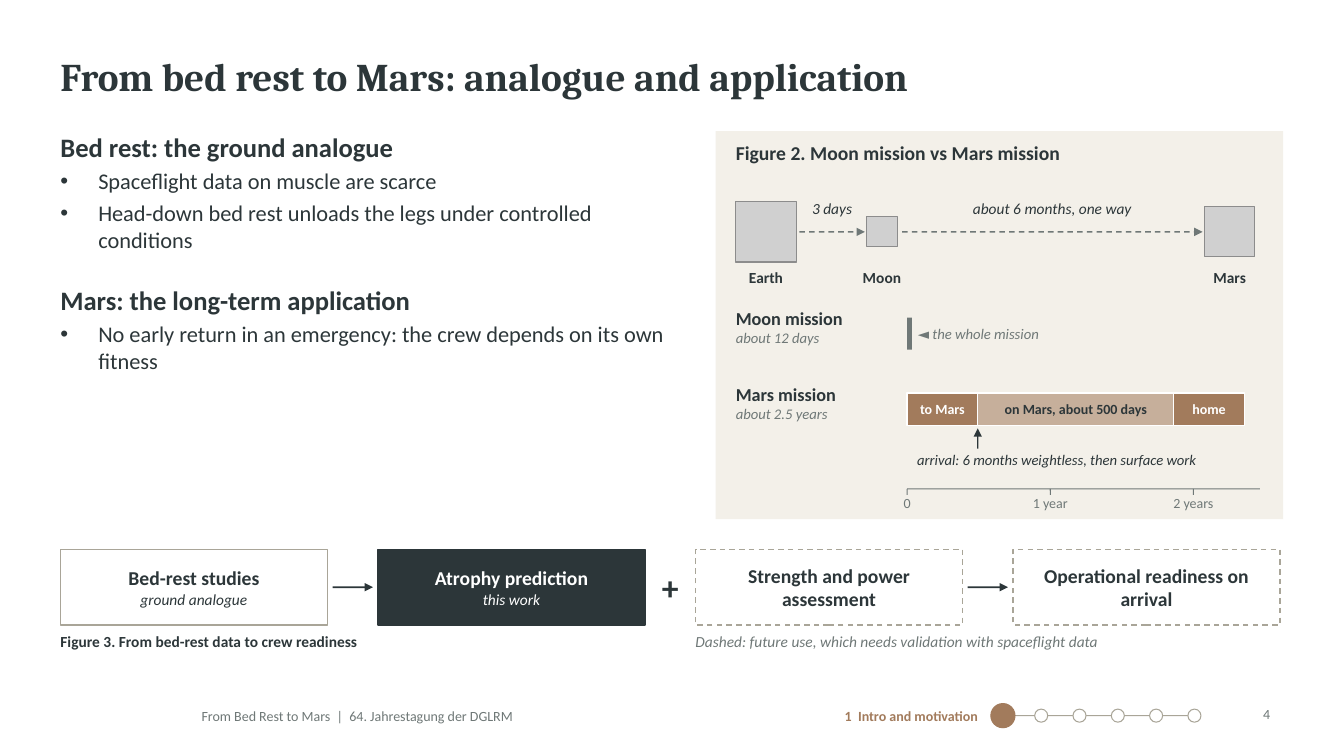
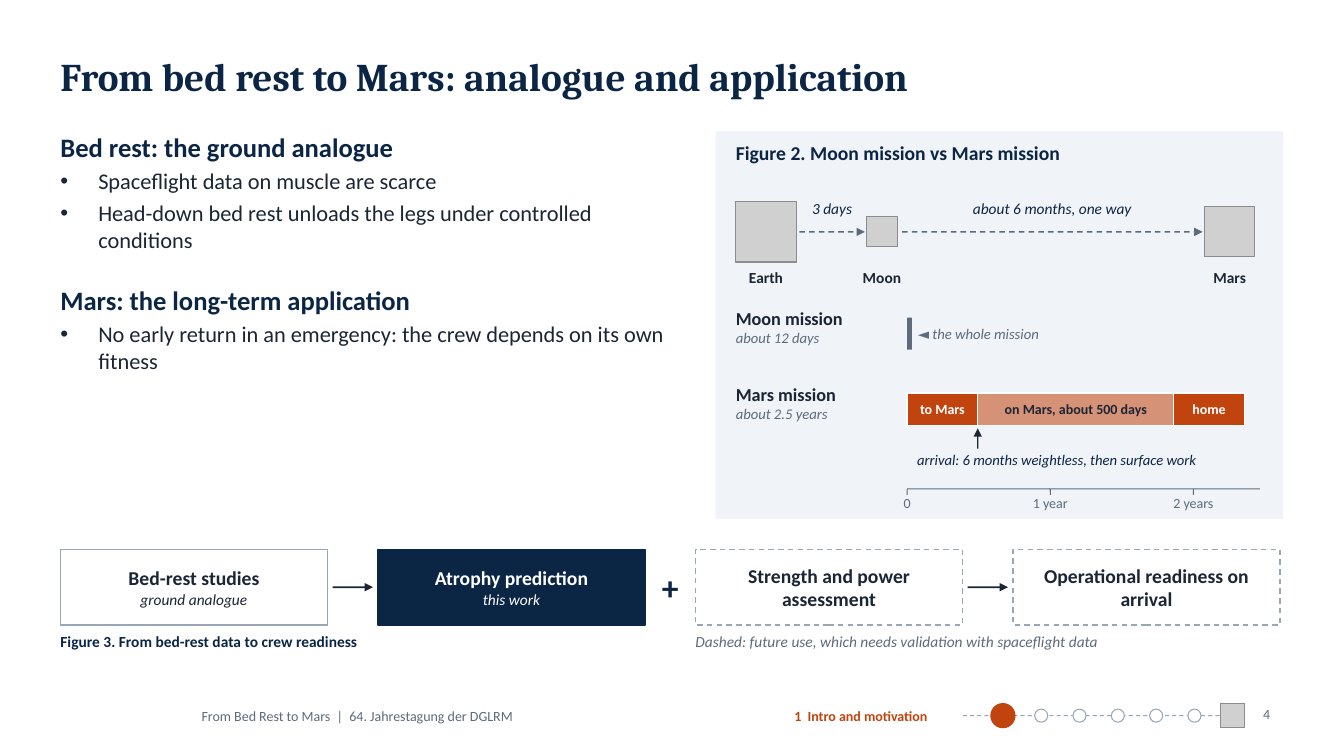
Before and after one commit to MiladBahariQaragoz/BedrestToMars, a slide deck: slide 4 of presentation/bed-rest-to-mars-talk.pptx. Drawn at 1344x756 pixels with LibreOffice and Linux fonts; fonts in the diff are those of the drawing; grey boxes stand for pictures; background and template pictures are left out. Boxes give left, top, right and bottom in pixels: in the first picture for what was removed or moved away, otherwise in the second. Text is boxed around its words. In the diff, an @@ line names an element or a change of style, - is before the commit and + after.

```diff
--- a/presentation/bed-rest-to-mars-talk.pptx
+++ b/presentation/bed-rest-to-mars-talk.pptx
@@ text "Bed rest: the ground analogue" at bbox=[60, 138, 663, 369]: text colour #2C3639 to #0B2545 in "Bed rest: the ground analogue", "Mars: the long-term application"; text colour #2C3639 to #1B2533 in "Spaceflight data on muscle are scarce", "Head-down bed rest unloads the legs under ...", "No early return in an emergency: the ..." @@
@@ rectangle at bbox=[716, 131, 1284, 519]: fill #F3F0E9 to #F0F3F7 @@
@@ arrow (800, 232) - (865, 232): stroke #6F7877 1 pt dashed to #5D6B7B 1 pt dashed @@
@@ arrow (902, 232) - (1203, 232): stroke #6F7877 1 pt dashed to #5D6B7B 1 pt dashed @@
@@ text "Moon mission" at bbox=[736, 312, 843, 346]: text colour #2C3639 to #1B2533 in "Moon mission"; text colour #6F7877 to #5D6B7B in "about 12 days" @@
@@ rectangle at bbox=[907, 318, 912, 350]: fill #6F7877 to #5D6B7B @@
@@ text "Mars mission" at bbox=[736, 388, 836, 422]: text colour #2C3639 to #1B2533 in "Mars mission"; text colour #6F7877 to #5D6B7B in "about 2.5 years" @@
@@ rectangle at bbox=[907, 393, 978, 425]: fill #A27B5C to #C1440E @@
@@ rectangle at bbox=[978, 393, 1174, 425]: fill #A27B5C at 55% opacity to #C1440E at 55% opacity @@
@@ rectangle at bbox=[1174, 393, 1244, 425]: fill #A27B5C to #C1440E @@
@@ arrow (978, 429) - (978, 449): stroke #2C3639 1 pt to #1B2533 1 pt @@
@@ line (907, 489) - (1260, 489): stroke #6F7877 0.75 pt to #5D6B7B 0.75 pt @@
@@ line (1051, 489) - (1051, 495): stroke #6F7877 0.75 pt to #5D6B7B 0.75 pt @@
@@ line (1194, 489) - (1194, 495): stroke #6F7877 0.75 pt to #5D6B7B 0.75 pt @@
@@ rectangle at bbox=[60, 549, 328, 625]: outline #A9A598 1 pt to #98A6B5 1 pt @@
@@ rectangle at bbox=[378, 549, 645, 625]: fill #2C3639 to #0B2545; outline #2C3639 1 pt to #0B2545 1 pt @@
@@ text colour #2C3639 to #0B2545 in 7 elements at bbox=[60, 63, 908, 100], bbox=[736, 146, 1060, 164], bbox=[812, 203, 852, 217], bbox=[973, 203, 1132, 217], bbox=[917, 454, 1197, 468], bbox=[60, 636, 357, 650], bbox=[645, 549, 696, 625] @@
@@ rectangle at bbox=[696, 549, 963, 625]: outline #A9A598 1 pt dashed to #98A6B5 1 pt dashed @@
@@ rectangle at bbox=[1013, 549, 1280, 625]: outline #A9A598 1 pt dashed to #98A6B5 1 pt dashed @@
@@ text colour #2C3639 to #1B2533 in 7 elements at bbox=[749, 272, 783, 283], bbox=[863, 273, 901, 283], bbox=[1213, 273, 1246, 283], bbox=[1005, 404, 1147, 416], bbox=[128, 571, 259, 608], bbox=[748, 569, 909, 606], bbox=[1044, 569, 1249, 606] @@
@@ arrow (333, 588) - (373, 588): stroke #2C3639 1.25 pt to #1B2533 1.25 pt @@
@@ arrow (968, 588) - (1008, 588): stroke #2C3639 1.25 pt to #1B2533 1.25 pt @@
@@ text "1 Intro and motivation": place and size @@
-text "1 Intro and motivation" at bbox=[845, 711, 977, 721]
+text "1 Intro and motivation" at bbox=[794, 711, 927, 721]
@@ text "1 Intro and motivation" at bbox=[794, 711, 927, 721]: text colour #A27B5C to #C1440E @@
@@ line moved from (1003, 716) - (1195, 716) to (963, 716) - (1233, 716) @@
@@ line (963, 716) - (1233, 716): stroke #A9A598 0.75 pt to #98A6B5 0.75 pt dashed @@
@@ ellipse at bbox=[991, 704, 1015, 728]: fill #A27B5C to #C1440E; outline #A27B5C 0.75 pt to #C1440E 0.75 pt @@
@@ outline #A9A598 0.75 pt to #98A6B5 0.75 pt in 5 elements at bbox=[1035, 710, 1049, 723], bbox=[1073, 710, 1086, 723], bbox=[1112, 710, 1125, 723], bbox=[1149, 710, 1163, 723], bbox=[1189, 710, 1202, 723] @@
@@ picture added at bbox=[1221, 704, 1245, 728] @@
@@ text colour #6F7877 to #5D6B7B in 7 elements at bbox=[202, 711, 513, 724], bbox=[932, 329, 1039, 339], bbox=[904, 499, 911, 508], bbox=[1033, 499, 1068, 510], bbox=[1173, 499, 1214, 510], bbox=[695, 636, 1098, 650], bbox=[1263, 710, 1270, 719] @@
```
Also in this commit, not shown: 17 other slides changed, 17 other files.
